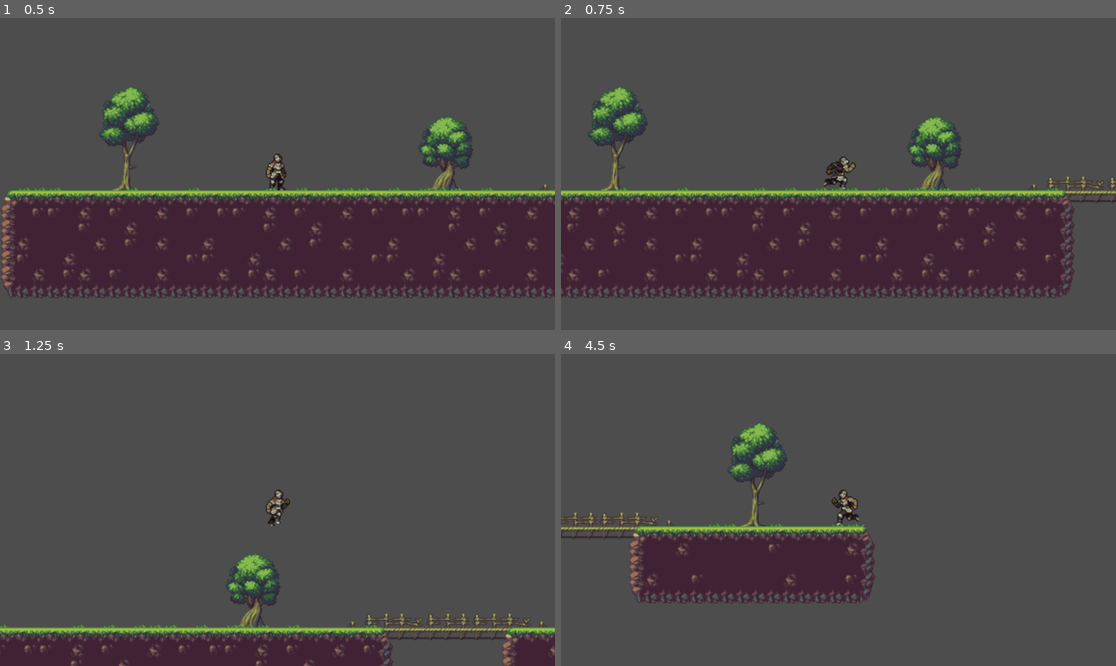
Above: before the commit, frames 1-4 (two rows, left to right).
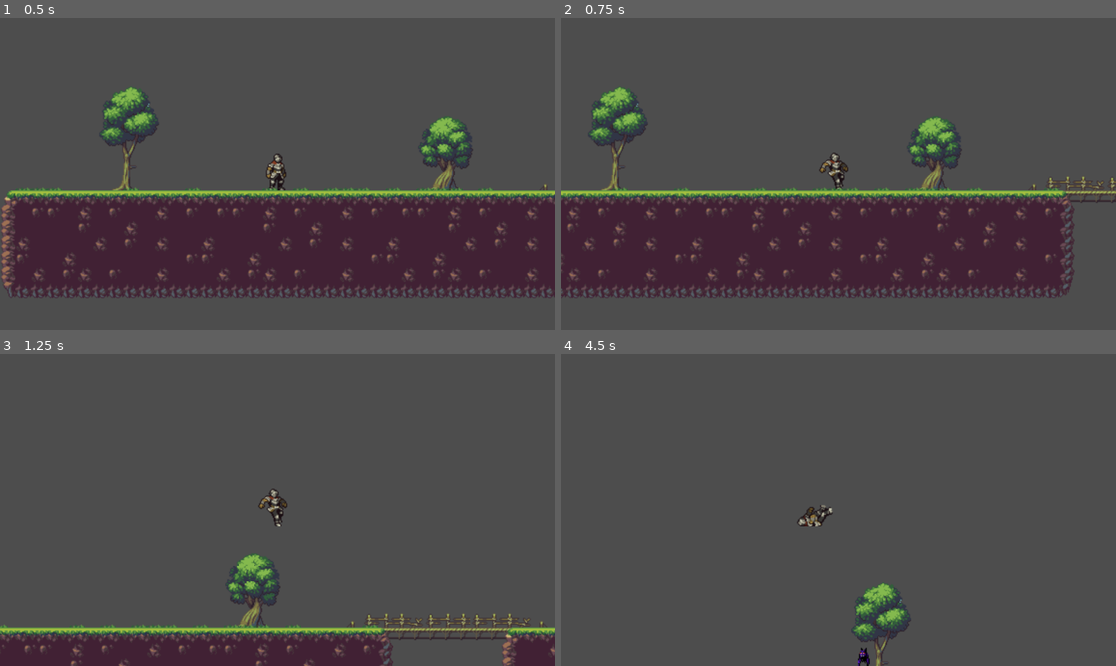
Above: after the commit, the same moments.

Repository: Daninub/DarkWanderer
Game: Godot game, scene res://scenes/test_level.tscn
Same seed, same stepped clock (60 frames per second), same inputs: the game is played once before the commit and once after it.
Inputs (mouse positions are in pixels of both pictures, inside the frame that each line leads up to):
- Up to frame 1 (0.5 s): no input
- Up to frame 2 (0.75 s): tap Enter at 0.5 s; move the mouse to (960, 158) at 0.52 s; hold D (mover_derecha) from 0.53 s (still down); hold T from 0.53 s (still down); tap Shift (dash) at 0.6 s
- Up to frame 3 (1.25 s): keep holding D (mover_derecha); keep holding T; tap Space (saltar) at 0.77 s
- Up to frame 4 (4.5 s): move the mouse to (727, 525) at 1.27 s; release T at 1.28 s; tap T at 1.35, 2.3, 4.35 s; tap Space (saltar) at 1.52, 3.02, 3.77 s; tap Shift (dash) at 1.55, 3.05, 3.6 s; move the mouse to (894, 441) at 2.02 s; release D (mover_derecha) at 2.03 s; hold A (mover_izquierda) 2.03-2.78 s; hold S (agacharse) 2.03-2.78 s; move the mouse to (810, 572) at 2.77 s; hold D (mover_derecha) 2.78-4.28 s; click (810, 572) at 2.85 s; move the mouse to (1005, 556) at 3.52 s; hold T 3.53-4.28 s; move the mouse to (672, 463) at 4.27 s; hold A (mover_izquierda) from 4.28 s (still down)

Frame 1 is identical in both runs. In frame 2, 0.3% of the frame differs, in the area x 46-54%, y 43-56%; in frame 3, 0.3%; in frame 4, 13%, in the area x 0-64%, y 22-100%.

Commit message:
Agrego sistema de vida, daño, knockback y enemigo murciélago
- Sistema de vida y daño en el player (take_damage, die, hit)
- Murciélago funcional: duerme, despierta, persigue y ataca
- Daño sincronizado con frames de animación en ambos personajes
- Cooldown de ataque en el murciélago (0.5 segundos)
- Knockback para player y murciélago al recibir daño
- Grupo "enemy" global en el bat
- Grupo "player" global en el player

Diff:
--- a/project.godot
+++ b/project.godot
@@ -14,6 +14,11 @@
 run/main_scene="res://scenes/test_level.tscn"
 config/features=PackedStringArray("4.6", "GL Compatibility")
 config/icon="res://icon.svg"
+
+[global_group]
+
+player=""
+enemy=""
 
 [input]
 
--- /dev/null
+++ b/scenes/enemies/bat.tscn
@@ -0,0 +1,497 @@
+[gd_scene format=3 uid="uid://c0jgnu8w5pd2s"]
+
+[ext_resource type="Script" uid="uid://cfnifcro3304u" path="res://scripts/enemies/bat.gd" id="1_f0cyw"]
+[ext_resource type="Texture2D" uid="uid://c2l63fxflnftl" path="res://assets/enemies/bat/Bat with VFX/Bat-Attack1.png" id="1_ss5yy"]
+[ext_resource type="Texture2D" uid="uid://0pl4uoryb5i6" path="res://assets/enemies/bat/Bat with VFX/Bat-Run.png" id="2_f0cyw"]
+[ext_resource type="Texture2D" uid="uid://c47folfk7emhi" path="res://assets/enemies/bat/Bat with VFX/Bat-Die.png" id="3_m0x8h"]
+[ext_resource type="Texture2D" uid="uid://x5v5br0rtym1" path="res://assets/enemies/bat/Bat with VFX/Bat-Hurt.png" id="4_m5s8h"]
+[ext_resource type="Texture2D" uid="uid://bwrukwbv7ffxu" path="res://assets/enemies/bat/Bat with VFX/Bat-IdleFly.png" id="5_4ahko"]
+[ext_resource type="Texture2D" uid="uid://dbo55g0qd5nd" path="res://assets/enemies/bat/Bat with VFX/Bat-Sleep.png" id="6_mu8he"]
+[ext_resource type="Texture2D" uid="uid://cfsprugiqhc20" path="res://assets/enemies/bat/Bat with VFX/Bat-WakeUp.png" id="7_h8sw5"]
+
+[sub_resource type="AtlasTexture" id="AtlasTexture_kibxx"]
+atlas = ExtResource("1_ss5yy")
+region = Rect2(0, 0, 64, 64)
+
+[sub_resource type="AtlasTexture" id="AtlasTexture_yvgh7"]
+atlas = ExtResource("1_ss5yy")
+region = Rect2(64, 0, 64, 64)
+
+[sub_resource type="AtlasTexture" id="AtlasTexture_kk4wg"]
+atlas = ExtResource("1_ss5yy")
+region = Rect2(128, 0, 64, 64)
+
+[sub_resource type="AtlasTexture" id="AtlasTexture_ydljm"]
+atlas = ExtResource("1_ss5yy")
+region = Rect2(192, 0, 64, 64)
+
+[sub_resource type="AtlasTexture" id="AtlasTexture_jl5sa"]
+atlas = ExtResource("1_ss5yy")
+region = Rect2(256, 0, 64, 64)
+
+[sub_resource type="AtlasTexture" id="AtlasTexture_2rer7"]
+atlas = ExtResource("1_ss5yy")
+region = Rect2(320, 0, 64, 64)
+
+[sub_resource type="AtlasTexture" id="AtlasTexture_ntk80"]
+atlas = ExtResource("1_ss5yy")
+region = Rect2(384, 0, 64, 64)
+
+[sub_resource type="AtlasTexture" id="AtlasTexture_u7f4x"]
+atlas = ExtResource("1_ss5yy")
+region = Rect2(448, 0, 64, 64)
+
+[sub_resource type="AtlasTexture" id="AtlasTexture_0j71q"]
+atlas = ExtResource("2_f0cyw")
+region = Rect2(0, 0, 64, 64)
+
+[sub_resource type="AtlasTexture" id="AtlasTexture_vomet"]
+atlas = ExtResource("2_f0cyw")
+region = Rect2(64, 0, 64, 64)
+
+[sub_resource type="AtlasTexture" id="AtlasTexture_xw8sa"]
+atlas = ExtResource("2_f0cyw")
+region = Rect2(128, 0, 64, 64)
+
+[sub_resource type="AtlasTexture" id="AtlasTexture_gq3d4"]
+atlas = ExtResource("2_f0cyw")
+region = Rect2(192, 0, 64, 64)
+
+[sub_resource type="AtlasTexture" id="AtlasTexture_om48p"]
+atlas = ExtResource("2_f0cyw")
+region = Rect2(256, 0, 64, 64)
+
+[sub_resource type="AtlasTexture" id="AtlasTexture_xe7sj"]
+atlas = ExtResource("2_f0cyw")
+region = Rect2(320, 0, 64, 64)
+
+[sub_resource type="AtlasTexture" id="AtlasTexture_qlijs"]
+atlas = ExtResource("2_f0cyw")
+region = Rect2(384, 0, 64, 64)
+
+[sub_resource type="AtlasTexture" id="AtlasTexture_h8umv"]
+atlas = ExtResource("2_f0cyw")
+region = Rect2(448, 0, 64, 64)
+
+[sub_resource type="AtlasTexture" id="AtlasTexture_xp1pl"]
+atlas = ExtResource("3_m0x8h")
+region = Rect2(0, 0, 64, 64)
+
+[sub_resource type="AtlasTexture" id="AtlasTexture_0w8qv"]
+atlas = ExtResource("3_m0x8h")
+region = Rect2(64, 0, 64, 64)
+
+[sub_resource type="AtlasTexture" id="AtlasTexture_7skm7"]
+atlas = ExtResource("3_m0x8h")
+region = Rect2(128, 0, 64, 64)
+
+[sub_resource type="AtlasTexture" id="AtlasTexture_2uxli"]
+atlas = ExtResource("3_m0x8h")
+region = Rect2(192, 0, 64, 64)
+
+[sub_resource type="AtlasTexture" id="AtlasTexture_k38ki"]
+atlas = ExtResource("3_m0x8h")
+region = Rect2(256, 0, 64, 64)
+
+[sub_resource type="AtlasTexture" id="AtlasTexture_lo1dy"]
+atlas = ExtResource("3_m0x8h")
+region = Rect2(320, 0, 64, 64)
+
+[sub_resource type="AtlasTexture" id="AtlasTexture_kdyx5"]
+atlas = ExtResource("3_m0x8h")
+region = Rect2(384, 0, 64, 64)
+
+[sub_resource type="AtlasTexture" id="AtlasTexture_lp5vh"]
+atlas = ExtResource("3_m0x8h")
+region = Rect2(448, 0, 64, 64)
+
+[sub_resource type="AtlasTexture" id="AtlasTexture_lo1i1"]
+atlas = ExtResource("3_m0x8h")
+region = Rect2(512, 0, 64, 64)
+
+[sub_resource type="AtlasTexture" id="AtlasTexture_8l71r"]
+atlas = ExtResource("3_m0x8h")
+region = Rect2(576, 0, 64, 64)
+
+[sub_resource type="AtlasTexture" id="AtlasTexture_a6dle"]
+atlas = ExtResource("3_m0x8h")
+region = Rect2(640, 0, 64, 64)
+
+[sub_resource type="AtlasTexture" id="AtlasTexture_m53jq"]
+atlas = ExtResource("3_m0x8h")
+region = Rect2(704, 0, 64, 64)
+
+[sub_resource type="AtlasTexture" id="AtlasTexture_52hnk"]
+atlas = ExtResource("4_m5s8h")
+region = Rect2(0, 0, 64, 64)
+
+[sub_resource type="AtlasTexture" id="AtlasTexture_dxo61"]
+atlas = ExtResource("4_m5s8h")
+region = Rect2(64, 0, 64, 64)
+
+[sub_resource type="AtlasTexture" id="AtlasTexture_5rps7"]
+atlas = ExtResource("4_m5s8h")
+region = Rect2(128, 0, 64, 64)
+
+[sub_resource type="AtlasTexture" id="AtlasTexture_6un40"]
+atlas = ExtResource("4_m5s8h")
+region = Rect2(192, 0, 64, 64)
+
+[sub_resource type="AtlasTexture" id="AtlasTexture_e2pvb"]
+atlas = ExtResource("4_m5s8h")
+region = Rect2(256, 0, 64, 64)
+
+[sub_resource type="AtlasTexture" id="AtlasTexture_5kxpo"]
+atlas = ExtResource("5_4ahko")
+region = Rect2(0, 0, 64, 64)
+
+[sub_resource type="AtlasTexture" id="AtlasTexture_pvsxi"]
+atlas = ExtResource("5_4ahko")
+region = Rect2(64, 0, 64, 64)
+
+[sub_resource type="AtlasTexture" id="AtlasTexture_611or"]
+atlas = ExtResource("5_4ahko")
+region = Rect2(128, 0, 64, 64)
+
+[sub_resource type="AtlasTexture" id="AtlasTexture_vod24"]
+atlas = ExtResource("5_4ahko")
+region = Rect2(192, 0, 64, 64)
+
+[sub_resource type="AtlasTexture" id="AtlasTexture_6vbnl"]
+atlas = ExtResource("5_4ahko")
+region = Rect2(256, 0, 64, 64)
+
+[sub_resource type="AtlasTexture" id="AtlasTexture_0gmih"]
+atlas = ExtResource("5_4ahko")
+region = Rect2(320, 0, 64, 64)
+
+[sub_resource type="AtlasTexture" id="AtlasTexture_at4pw"]
+atlas = ExtResource("5_4ahko")
+region = Rect2(384, 0, 64, 64)
+
+[sub_resource type="AtlasTexture" id="AtlasTexture_dah1k"]
+atlas = ExtResource("5_4ahko")
+region = Rect2(448, 0, 64, 64)
+
+[sub_resource type="AtlasTexture" id="AtlasTexture_7f0mb"]
+atlas = ExtResource("5_4ahko")
+region = Rect2(512, 0, 64, 64)
+
+[sub_resource type="AtlasTexture" id="AtlasTexture_r1n4t"]
+atlas = ExtResource("6_mu8he")
+region = Rect2(0, 0, 64, 64)
+
+[sub_resource type="AtlasTexture" id="AtlasTexture_nttmx"]
+atlas = ExtResource("6_mu8he")
+region = Rect2(64, 0, 64, 64)
+
+[sub_resource type="AtlasTexture" id="AtlasTexture_5utu0"]
+atlas = ExtResource("6_mu8he")
+region = Rect2(128, 0, 64, 64)
+
+[sub_resource type="AtlasTexture" id="AtlasTexture_ox3gm"]
+atlas = ExtResource("7_h8sw5")
+region = Rect2(0, 0, 64, 64)
+
+[sub_resource type="AtlasTexture" id="AtlasTexture_egpea"]
+atlas = ExtResource("7_h8sw5")
+region = Rect2(64, 0, 64, 64)
+
+[sub_resource type="AtlasTexture" id="AtlasTexture_vqlre"]
+atlas = ExtResource("7_h8sw5")
+region = Rect2(128, 0, 64, 64)
+
+[sub_resource type="AtlasTexture" id="AtlasTexture_r2qc6"]
+atlas = ExtResource("7_h8sw5")
+region = Rect2(192, 0, 64, 64)
+
+[sub_resource type="AtlasTexture" id="AtlasTexture_so8q7"]
+atlas = ExtResource("7_h8sw5")
+region = Rect2(256, 0, 64, 64)
+
+[sub_resource type="AtlasTexture" id="AtlasTexture_718uw"]
+atlas = ExtResource("7_h8sw5")
+region = Rect2(320, 0, 64, 64)
+
+[sub_resource type="AtlasTexture" id="AtlasTexture_hhdrd"]
+atlas = ExtResource("7_h8sw5")
+region = Rect2(384, 0, 64, 64)
+
+[sub_resource type="AtlasTexture" id="AtlasTexture_x44nd"]
+atlas = ExtResource("7_h8sw5")
+region = Rect2(448, 0, 64, 64)
+
+[sub_resource type="AtlasTexture" id="AtlasTexture_ty20n"]
+atlas = ExtResource("7_h8sw5")
+region = Rect2(512, 0, 64, 64)
+
+[sub_resource type="AtlasTexture" id="AtlasTexture_22xr1"]
+atlas = ExtResource("7_h8sw5")
+region = Rect2(576, 0, 64, 64)
+
+[sub_resource type="AtlasTexture" id="AtlasTexture_fnf32"]
+atlas = ExtResource("7_h8sw5")
+region = Rect2(640, 0, 64, 64)
+
+[sub_resource type="AtlasTexture" id="AtlasTexture_nlguw"]
+atlas = ExtResource("7_h8sw5")
+region = Rect2(704, 0, 64, 64)
+
+[sub_resource type="AtlasTexture" id="AtlasTexture_sg7kj"]
+atlas = ExtResource("7_h8sw5")
+region = Rect2(768, 0, 64, 64)
+
+[sub_resource type="AtlasTexture" id="AtlasTexture_1aw12"]
+atlas = ExtResource("7_h8sw5")
+region = Rect2(832, 0, 64, 64)
+
+[sub_resource type="AtlasTexture" id="AtlasTexture_f4bh0"]
+atlas = ExtResource("7_h8sw5")
+region = Rect2(896, 0, 64, 64)
+
+[sub_resource type="AtlasTexture" id="AtlasTexture_0mqwx"]
+atlas = ExtResource("7_h8sw5")
+region = Rect2(960, 0, 64, 64)
+
+[sub_resource type="SpriteFrames" id="SpriteFrames_2k6fq"]
+animations = [{
+"frames": [{
+"duration": 1.0,
+"texture": SubResource("AtlasTexture_kibxx")
+}, {
+"duration": 1.0,
+"texture": SubResource("AtlasTexture_yvgh7")
+}, {
+"duration": 1.0,
+"texture": SubResource("AtlasTexture_kk4wg")
+}, {
+"duration": 1.0,
+"texture": SubResource("AtlasTexture_ydljm")
+}, {
+"duration": 1.0,
+"texture": SubResource("AtlasTexture_jl5sa")
+}, {
+"duration": 1.0,
+"texture": SubResource("AtlasTexture_2rer7")
+}, {
+"duration": 1.0,
+"texture": SubResource("AtlasTexture_ntk80")
+}, {
+"duration": 1.0,
+"texture": SubResource("AtlasTexture_u7f4x")
+}],
+"loop": false,
+"name": &"attack",
+"speed": 8.0
+}, {
+"frames": [{
+"duration": 1.0,
+"texture": SubResource("AtlasTexture_0j71q")
+}, {
+"duration": 1.0,
+"texture": SubResource("AtlasTexture_vomet")
+}, {
+"duration": 1.0,
+"texture": SubResource("AtlasTexture_xw8sa")
+}, {
+"duration": 1.0,
+"texture": SubResource("AtlasTexture_gq3d4")
+}, {
+"duration": 1.0,
+"texture": SubResource("AtlasTexture_om48p")
+}, {
+"duration": 1.0,
+"texture": SubResource("AtlasTexture_xe7sj")
+}, {
+"duration": 1.0,
+"texture": SubResource("AtlasTexture_qlijs")
+}, {
+"duration": 1.0,
+"texture": SubResource("AtlasTexture_h8umv")
+}],
+"loop": true,
+"name": &"chase",
+"speed": 10.0
+}, {
+"frames": [{
+"duration": 1.0,
+"texture": SubResource("AtlasTexture_xp1pl")
+}, {
+"duration": 1.0,
+"texture": SubResource("AtlasTexture_0w8qv")
+}, {
+"duration": 1.0,
+"texture": SubResource("AtlasTexture_7skm7")
+}, {
+"duration": 1.0,
+"texture": SubResource("AtlasTexture_2uxli")
+}, {
+"duration": 1.0,
+"texture": SubResource("AtlasTexture_k38ki")
+}, {
+"duration": 1.0,
+"texture": SubResource("AtlasTexture_lo1dy")
+}, {
+"duration": 1.0,
+"texture": SubResource("AtlasTexture_kdyx5")
+}, {
+"duration": 1.0,
+"texture": SubResource("AtlasTexture_lp5vh")
+}, {
+"duration": 1.0,
+"texture": SubResource("AtlasTexture_lo1i1")
+}, {
+"duration": 1.0,
+"texture": SubResource("AtlasTexture_8l71r")
+}, {
+"duration": 1.0,
+"texture": SubResource("AtlasTexture_a6dle")
+}, {
+"duration": 1.0,
+"texture": SubResource("AtlasTexture_m53jq")
+}],
+"loop": false,
+"name": &"die",
+"speed": 8.0
+}, {
+"frames": [{
+"duration": 1.0,
+"texture": SubResource("AtlasTexture_52hnk")
+}, {
+"duration": 1.0,
+"texture": SubResource("AtlasTexture_dxo61")
+}, {
+"duration": 1.0,
+"texture": SubResource("AtlasTexture_5rps7")
+}, {
+"duration": 1.0,
+"texture": SubResource("AtlasTexture_6un40")
+}, {
+"duration": 1.0,
+"texture": SubResource("AtlasTexture_e2pvb")
+}],
+"loop": false,
+"name": &"hurt",
+"speed": 10.0
+}, {
+"frames": [{
+"duration": 1.0,
+"texture": SubResource("AtlasTexture_5kxpo")
+}, {
+"duration": 1.0,
+"texture": SubResource("AtlasTexture_pvsxi")
+}, {
+"duration": 1.0,
+"texture": SubResource("AtlasTexture_611or")
+}, {
+"duration": 1.0,
+"texture": SubResource("AtlasTexture_vod24")
+}, {
+"duration": 1.0,
+"texture": SubResource("AtlasTexture_6vbnl")
+}, {
+"duration": 1.0,
+"texture": SubResource("AtlasTexture_0gmih")
+}, {
+"duration": 1.0,
+"texture": SubResource("AtlasTexture_at4pw")
+}, {
+"duration": 1.0,
+"texture": SubResource("AtlasTexture_dah1k")
+}, {
+"duration": 1.0,
+"texture": SubResource("AtlasTexture_7f0mb")
+}],
+"loop": true,
+"name": &"idle",
+"speed": 8.0
+}, {
+"frames": [{
+"duration": 1.0,
+"texture": SubResource("AtlasTexture_r1n4t")
+}, {
+"duration": 1.0,
+"texture": SubResource("AtlasTexture_nttmx")
+}, {
+"duration": 1.0,
+"texture": SubResource("AtlasTexture_5utu0")
+}],
+"loop": true,
+"name": &"sleep",
+"speed": 4.0
+}, {
+"frames": [{
+"duration": 1.0,
+"texture": SubResource("AtlasTexture_ox3gm")
+}, {
+"duration": 1.0,
+"texture": SubResource("AtlasTexture_egpea")
+}, {
+"duration": 1.0,
+"texture": SubResource("AtlasTexture_vqlre")
+}, {
+"duration": 1.0,
+"texture": SubResource("AtlasTexture_r2qc6")
+}, {
+"duration": 1.0,
+"texture": SubResource("AtlasTexture_so8q7")
+}, {
+"duration": 1.0,
+"texture": SubResource("AtlasTexture_718uw")
+}, {
+"duration": 1.0,
+"texture": SubResource("AtlasTexture_hhdrd")
+}, {
+"duration": 1.0,
+"texture": SubResource("AtlasTexture_x44nd")
+}, {
+"duration": 1.0,
+"texture": SubResource("AtlasTexture_ty20n")
+}, {
+"duration": 1.0,
+"texture": SubResource("AtlasTexture_22xr1")
+}, {
+"duration": 1.0,
+"texture": SubResource("AtlasTexture_fnf32")
+}, {
+"duration": 1.0,
+"texture": SubResource("AtlasTexture_nlguw")
+}, {
+"duration": 1.0,
+"texture": SubResource("AtlasTexture_sg7kj")
+}, {
+"duration": 1.0,
+"texture": SubResource("AtlasTexture_1aw12")
+}, {
+"duration": 1.0,
+"texture": SubResource("AtlasTexture_f4bh0")
+}, {
+"duration": 1.0,
+"texture": SubResource("AtlasTexture_0mqwx")
+}],
+"loop": false,
+"name": &"wakeup",
+"speed": 10.0
+}]
+
+[sub_resource type="RectangleShape2D" id="RectangleShape2D_r1wjr"]
+
+[sub_resource type="CircleShape2D" id="CircleShape2D_rt4uy"]
+radius = 180.0
+
+[node name="Bat" type="CharacterBody2D" unique_id=117167727 groups=["enemy"]]
+script = ExtResource("1_f0cyw")
+
+[node name="AnimatedSprite2D" type="AnimatedSprite2D" parent="." unique_id=231467459]
+sprite_frames = SubResource("SpriteFrames_2k6fq")
+animation = &"attack"
+
+[node name="CollisionShape2D" type="CollisionShape2D" parent="." unique_id=2015984339]
+shape = SubResource("RectangleShape2D_r1wjr")
+
+[node name="DetectionArea" type="Area2D" parent="." unique_id=699082200]
+
+[node name="CollisionShape2D" type="CollisionShape2D" parent="DetectionArea" unique_id=785039485]
+shape = SubResource("CircleShape2D_rt4uy")
+
+[connection signal="body_entered" from="DetectionArea" to="." method="_on_detection_area_body_entered"]
--- /dev/null
+++ b/scenes/hud.tscn
@@ -0,0 +1,11 @@
+[gd_scene format=3 uid="uid://dute606h3vfan"]
+
+[ext_resource type="Script" uid="uid://c7jxnxx13vpn1" path="res://scripts/hud.gd" id="1_ahhtf"]
+
+[node name="HUD" type="CanvasLayer" unique_id=1010374123]
+script = ExtResource("1_ahhtf")
+
+[node name="HealthBar" type="TextureProgressBar" parent="." unique_id=1567793113]
+offset_right = 40.0
+offset_bottom = 40.0
+value = 100.0
--- a/scenes/player.tscn
+++ b/scenes/player.tscn
@@ -318,7 +318,7 @@
 "duration": 1.0,
 "texture": SubResource("AtlasTexture_wnwbv")
 }],
-"loop": true,
+"loop": false,
 "name": &"death",
 "speed": 8.0
 }, {
@@ -340,7 +340,7 @@
 "duration": 1.0,
 "texture": SubResource("AtlasTexture_bj30b")
 }],
-"loop": true,
+"loop": false,
 "name": &"hit",
 "speed": 8.0
 }, {
@@ -430,18 +430,18 @@
 }]
 
 [sub_resource type="RectangleShape2D" id="RectangleShape2D_y4r1p"]
-size = Vector2(24, 31)
-
-[node name="Player" type="CharacterBody2D" unique_id=1659936700]
+size = Vector2(32, 39)
+
+[node name="Player" type="CharacterBody2D" unique_id=1659936700 groups=["player"]]
 script = ExtResource("1_3vyb7")
 
 [node name="AnimatedSprite2D" type="AnimatedSprite2D" parent="." unique_id=2090502713]
 position = Vector2(4, -23)
 sprite_frames = SubResource("SpriteFrames_jej6c")
-animation = &"dash"
+animation = &"attack"
 
 [node name="CollisionShape2D" type="CollisionShape2D" parent="." unique_id=1454213948]
-position = Vector2(0, 1.5)
+position = Vector2(0, -2.5)
 shape = SubResource("RectangleShape2D_y4r1p")
 
 [node name="Camera2D" type="Camera2D" parent="." unique_id=1412584431]
--- a/scenes/test_level.tscn
+++ b/scenes/test_level.tscn
@@ -3,6 +3,8 @@
 [ext_resource type="PackedScene" uid="uid://depbt1yixqqtm" path="res://scenes/player.tscn" id="1_2venv"]
 [ext_resource type="Texture2D" uid="uid://b1we53lvmgwa" path="res://assets/maps/level1/Foreground/Trees.png" id="2_j6w7d"]
 [ext_resource type="Texture2D" uid="uid://d1xtrq2sitjt2" path="res://assets/maps/level1/Foreground/Tileset.png" id="2_paw1w"]
+[ext_resource type="PackedScene" uid="uid://c0jgnu8w5pd2s" path="res://scenes/enemies/bat.tscn" id="2_tmr53"]
+[ext_resource type="PackedScene" uid="uid://dute606h3vfan" path="res://scenes/hud.tscn" id="4_x4b8f"]
 
 [sub_resource type="TileSetAtlasSource" id="TileSetAtlasSource_j6w7d"]
 texture = ExtResource("2_paw1w")
@@ -136,6 +138,11 @@
 
 [node name="Nivel1" type="Node2D" parent="." unique_id=238954581]
 
+[node name="Player" parent="Nivel1" unique_id=1659936700 instance=ExtResource("1_2venv")]
+
+[node name="Bat" parent="Nivel1" unique_id=117167727 instance=ExtResource("2_tmr53")]
+position = Vector2(548, -11)
+
 [node name="TileMap" type="TileMap" parent="Nivel1" unique_id=531847483]
 position = Vector2(0, 1)
 tile_set = SubResource("TileSet_x4b8f")
@@ -152,4 +159,4 @@
 layer_3/name = "Puentes"
 layer_3/tile_data = PackedInt32Array(17, 393217, 4, 18, 393217, 3, 19, 458753, 3, 20, 524289, 3, 21, 589825, 3, 65556,  …(274 unchanged characters)…
 
-[node name="Player" parent="Nivel1" unique_id=1659936700 instance=ExtResource("1_2venv")]
+[node name="HUD" parent="Nivel1" unique_id=1010374123 instance=ExtResource("4_x4b8f")]
--- /dev/null
+++ b/scripts/enemies/bat.gd
@@ -0,0 +1,116 @@
+extends CharacterBody2D
+
+const SPEED = 80.0
+const ATTACK_DAMAGE = 10
+const DETECTION_RANGE = 200.0
+const ATTACK_RANGE = 40.0
+const MAX_HEALTH = 30
+const ATTACK_COOLDOWN_TIME = 0.5
+var knockback_velocity = Vector2.ZERO
+
+var attack_cooldown = 0.0
+var health = MAX_HEALTH
+var is_dead = false
+var is_hurt = false
+var is_attacking = false
+var is_awake = false
+var has_dealt_damage = false
+var player = null
+
+@onready var animated_sprite = $AnimatedSprite2D
+
+func _ready():
+	animated_sprite.animation_finished.connect(_on_animation_finished)
+	player = get_tree().get_first_node_in_group("player")
+
+func _physics_process(delta):
+	# Aplicar daño solo en frame 5, una vez por ataque
+	if is_attacking and not has_dealt_damage and animated_sprite.frame >= 5:
+		has_dealt_damage = true
+		var direction = (player.global_position - global_position).normalized()
+		player.take_damage(ATTACK_DAMAGE, direction)
+
+	if knockback_velocity != Vector2.ZERO:
+		velocity = knockback_velocity
+		knockback_velocity = knockback_velocity.move_toward(Vector2.ZERO, 20.0)
+		move_and_slide()
+
+	if is_dead or is_hurt or is_attacking:
+		_update_animation()
+		return
+
+	if player == null:
+		_update_animation()
+		return
+
+	if attack_cooldown > 0:
+		attack_cooldown -= delta
+
+	var distance = global_position.distance_to(player.global_position)
+
+	if not is_awake:
+		if distance <= DETECTION_RANGE:
+			if animated_sprite.animation != "wakeup":
+				animated_sprite.play("wakeup")
+		else:
+			animated_sprite.play("sleep")
+		return
+
+	if distance <= ATTACK_RANGE and attack_cooldown <= 0:
+		is_attacking = true
+		attack_cooldown = ATTACK_COOLDOWN_TIME
+	elif distance <= DETECTION_RANGE:
+		var direction = (player.global_position - global_position).normalized()
+		velocity = direction * SPEED
+		animated_sprite.flip_h = velocity.x > 0
+		move_and_slide()
+	else:
+		velocity = Vector2.ZERO
+
+	_update_animation()
+
+func _update_animation():
+	if is_dead:
+		return
+	if is_hurt:
+		animated_sprite.play("hurt")
+		return
+	if is_attacking:
+		if animated_sprite.animation != "attack":
+			animated_sprite.play("attack")
+		return
+	if not is_awake:
+		animated_sprite.play("sleep")
+		return
+	var distance = 999.0
+	if player:
+		distance = global_position.distance_to(player.global_position)
+	if distance <= ATTACK_RANGE:
+		animated_sprite.play("attack")
+	elif distance <= DETECTION_RANGE:
+		animated_sprite.play("chase")
+	else:
+		animated_sprite.play("idle")
+
+func _on_animation_finished():
+	if is_hurt:
+		is_hurt = false
+	if is_attacking:
+		is_attacking = false
+		has_dealt_damage = false
+	if is_dead:
+		queue_free()
+	if animated_sprite.animation == "wakeup":
+		is_awake = true
+
+func take_damage(amount, knockback_direction = Vector2.ZERO):
+	if is_dead or is_hurt:
+		return
+	health -= amount
+	knockback_velocity = knockback_direction * 200.0
+	if health <= 0:
+		health = 0
+		is_dead = true
+		animated_sprite.play("die")
+	else:
+		is_hurt = true
--- /dev/null
+++ b/scripts/hud.gd
@@ -0,0 +1,7 @@
+extends CanvasLayer
+
+@onready var health_bar = $HealthBar
+
+func update_health(current, maximum):
+	health_bar.max_value = maximum
+	health_bar.value = current
--- a/scripts/player.gd
+++ b/scripts/player.gd
@@ -6,19 +6,40 @@
 const DASH_DURATION = 0.2
 
 @onready var animated_sprite = $AnimatedSprite2D
+@onready var hud = get_parent().get_node("HUD")
 
 var is_dashing = false
 var dash_timer = 0.0
 var dash_direction = 1.0
 var is_attacking = false
+var max_health = 100
+var health = 100
+var is_dead = false
+var is_hurt = false
+var has_dealt_damage = false
+var knockback_velocity = Vector2.ZERO
 
 func _ready():
 	animated_sprite.animation_finished.connect(_on_animation_finished)
 
 func _on_animation_finished():
-	is_attacking = false
+	if is_attacking:
+		is_attacking = false
+		has_dealt_damage = false
+	if is_hurt:
+		is_hurt = false
+	if is_dead:
+		queue_free()
 
 func _physics_process(delta):
+
+	# Aplicar knockback
+	if knockback_velocity != Vector2.ZERO:
+		velocity = knockback_velocity
+		knockback_velocity = knockback_velocity.move_toward(Vector2.ZERO, 25.0)
+
+	if is_dead:
+		return
 	# Gravedad
 	if not is_on_floor() and not is_dashing:
 		velocity += get_gravity() * delta
@@ -30,6 +51,10 @@
 		if dash_timer <= 0:
 			is_dashing = false
 			velocity.x = 0
+
+	# Prueba de Daño
+	if Input.is_key_pressed(KEY_T):
+		take_damage(10)
 
 	# Movimiento siempre disponible
 	if not is_dashing:
@@ -54,10 +79,22 @@
 	if Input.is_action_just_pressed("atacar") and not is_attacking:
 		is_attacking = true
 
+	# Aplicar daño al enemigo en frame 2 del ataque
+	if is_attacking and not has_dealt_damage and animated_sprite.frame >= 2:
+		has_dealt_damage = true
+		var enemies = get_tree().get_nodes_in_group("enemy")
+		for enemy in enemies:
+			var distance = global_position.distance_to(enemy.global_position)
+			if distance <= 60.0:
+				var direction = (enemy.global_position - global_position).normalized()
+				enemy.take_damage(20, direction)
+
 	_update_animation()
 	move_and_slide()
 
 func _update_animation():
+	if is_dead or is_hurt:
+		return
 	if is_dashing:
 		animated_sprite.play("dash")
 		return
@@ -89,3 +126,22 @@
 		animated_sprite.play("run")
 	else:
 		animated_sprite.play("idle")
+
+func take_damage(amount, knockback_direction = Vector2.ZERO):
+	if is_dead or is_hurt:
+		return
+	health -= amount
+	knockback_velocity = knockback_direction * 300.0
+	if health <= 0:
+		health = 0
+		die()
+	else:
+		is_hurt = true
+		animated_sprite.play("hit")
+
+	hud.update_health(health, max_health)
+
+func die():
+	is_dead = true
+	velocity = Vector2.ZERO
+	animated_sprite.play("death")
Binary file added: assets/enemies/bat/Bat with VFX/Bat-Attack1.png
Not shown, added: assets/enemies/bat/Bat with VFX/Bat-Attack1.png.import
Binary file added: assets/enemies/bat/Bat with VFX/Bat-Attack2.png
Not shown, added: assets/enemies/bat/Bat with VFX/Bat-Attack2.png.import
Binary file added: assets/enemies/bat/Bat with VFX/Bat-Die.png
Not shown, added: assets/enemies/bat/Bat with VFX/Bat-Die.png.import
Binary file added: assets/enemies/bat/Bat with VFX/Bat-Hurt.png
Not shown, added: assets/enemies/bat/Bat with VFX/Bat-Hurt.png.import
Binary file added: assets/enemies/bat/Bat with VFX/Bat-IdleFly.png
Not shown, added: assets/enemies/bat/Bat with VFX/Bat-IdleFly.png.import
Binary file added: assets/enemies/bat/Bat with VFX/Bat-Run.png
Not shown, added: assets/enemies/bat/Bat with VFX/Bat-Run.png.import
(and 6 more such lines)
